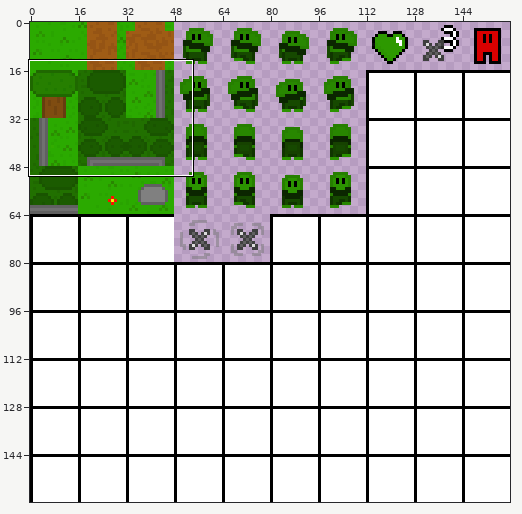
A sprite sheet gets an edit: res/SpriteSheet.png. The first picture is a wide view before the edit; the outline marks the close-up.
Close-up. Before the edit:
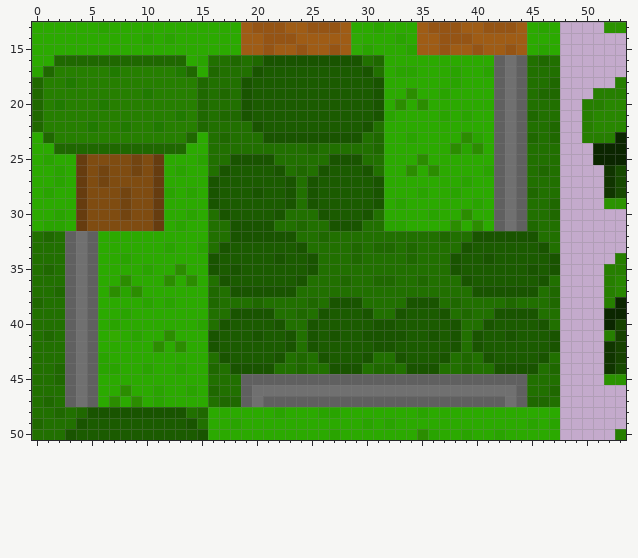
The file is 160x160 pixels. Pixels under 10% opacity are left out. Colours within 5 levels of each other are drawn and written as one. Shown: x 0..53, y 13..50.
New version:
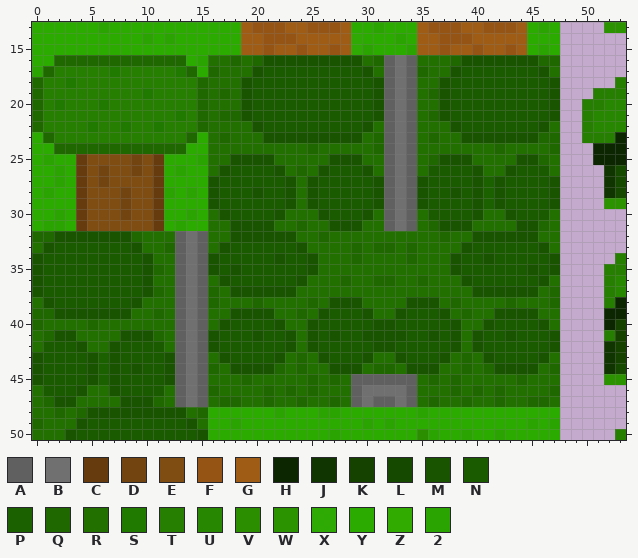
Palette (. is transparent): A #606060  B #707070  C #663c0f  D #724410  E #7f4c11  F #955414  G #9f5c15  H #0b2600  J #103500  K #164200  L #164900  M #195400  N #1b5b00  P #1c6100  Q #1f6800  R #217000  S #207a00  T #267f00  U #288700  V #2b8d00  W #2b9300  X #2baa00f9  Y #2baa00  Z #32ab00  2 #29a400
The edit:
y 16: x 32..45 YYYYYYYYYYABAR -> ABARRRQMMMMMMM; x 47 R -> Q
y 17: x 32..46 Y22YYY2YY2ABARR -> ABAQRRMNNNNNNNM
y 18: x 32..47 YYYYYY2YYYABARRQ -> ABARRMNNNNNNNNNM
y 19: x 32..47 YYVYY2YYYYABARQQ -> ABARQMNNNNNNNNNM
y 20: x 32..47 YVYVYYYYYYABARRR -> ABARRMNNNNNNNNNM
y 21: x 32..47 2YYYY2Y2YYABAQRR -> ABARQMNNNNNNNNNM
y 22: x 32..47 YYYYYYYYYYABARRQ -> ABARRRMNNNNNNNMR
y 23: x 32..46 YY2YYYYV2YABAQR -> ABARQRRMMMMMMMQ
y 24: x 32..44 YYYYYYV2VYABA -> ABARRRRRRRQRR; x 47 R -> Q
y 25: x 32..46 YYYVYYYYYYABARR -> ABARQMMMRRRRMMQ
y 26: x 32..46 YYVYVYYYY2ABARQ -> ABARNNNNMRRMNNN
y 27: x 32..47 YYYYYYY2YYABARRR -> ABAMNNNNMPMNNNNM
y 28: x 32..47 YYY2YY2YYYABAQRR -> ABAMNNMNMPMNNNNM
y 29: x 32..47 Y2YYYYYY2YABARRQ -> ABAMNNNNMPMNNNNM
y 30: x 32..47 YYYY2YYVYYABARRQ -> ABARNNNNMRRMNNNR
y 31: x 32..46 22YYYYVYVYABAQR -> ABARQMMMRRRRMMQ
y 32: x 0 R -> Q; x 2..15 RABAYYYYYYYYYY -> MMMMMMMQRRRABA
y 33: x 1..15 RRABAYYYYYY2YY2 -> MNNNNNNNMRRQABA
y 34: x 0..15 RRRABAYY2YYYYYYY -> MNNNNNNNNNMRRABA
y 35: x 0..15 RQRABAYYYY2YYVYY -> MNNNNNNNNNMQRABA
y 36: x 0..15 RRRABAYYVYYYVYVY -> MNNNNNNNNNMRRABA
y 37: x 0..15 RRQABAYV2VYYYYYY -> MNNNNNNNNNMQRABA
y 38: x 0..15 QRRABAYYYY2Y2YYY -> RMNNNNNNNMRRRABA
y 39: x 0..15 RRRABAYY2YYYYYYY -> QQMMMMMMMRRQRABA
y 40: x 0 R -> Q; x 3..15 ABAY2YYYYYYY2 -> RRQRRRRRRRABA
y 41: x 2..15 RABAYZY2YYVYYY -> MMRRRRMMMQRABA
y 42: x 1..15 RRABAYYYYYVYVYY -> NNNMRRMNNNNRABA
y 43: x 0..15 RRRABA2YYYYYYYYY -> MNNNNMPMNNNNMABA
y 44: x 0..15 RRQABA22YY2YY2YY -> MNNNNMPMNMNNMABA; x 22 R -> Q; x 41 R -> Q
y 45: x 0..15 RRQABAYYYYYYYYYY -> MNNNNMPMNNNNMABA; x 19..28 AAAAAAAAAA -> QRRRRRQRQR; x 35..44 AAAAAAAAAA -> RQRQRRRRRQ
y 46: x 1..15 RRABAYYVYY2YY2Y -> NNNMRRMNNNNRABA; x 19..29 ABBBBBBBBBB -> RRQRQRQRRRA; x 34..44 BBBBBBBBBBA -> ARRRQRQRQRR
y 47: x 2..15 RABAYVYVY2YYYY -> MMRRRRMMMQRABA; x 19..28 ABAAAAAAAA -> RRQRRQRRQR; x 30 A -> B; x 33 A -> B; x 35..44 AAAAAAAABA -> RQRRQRRQRR
